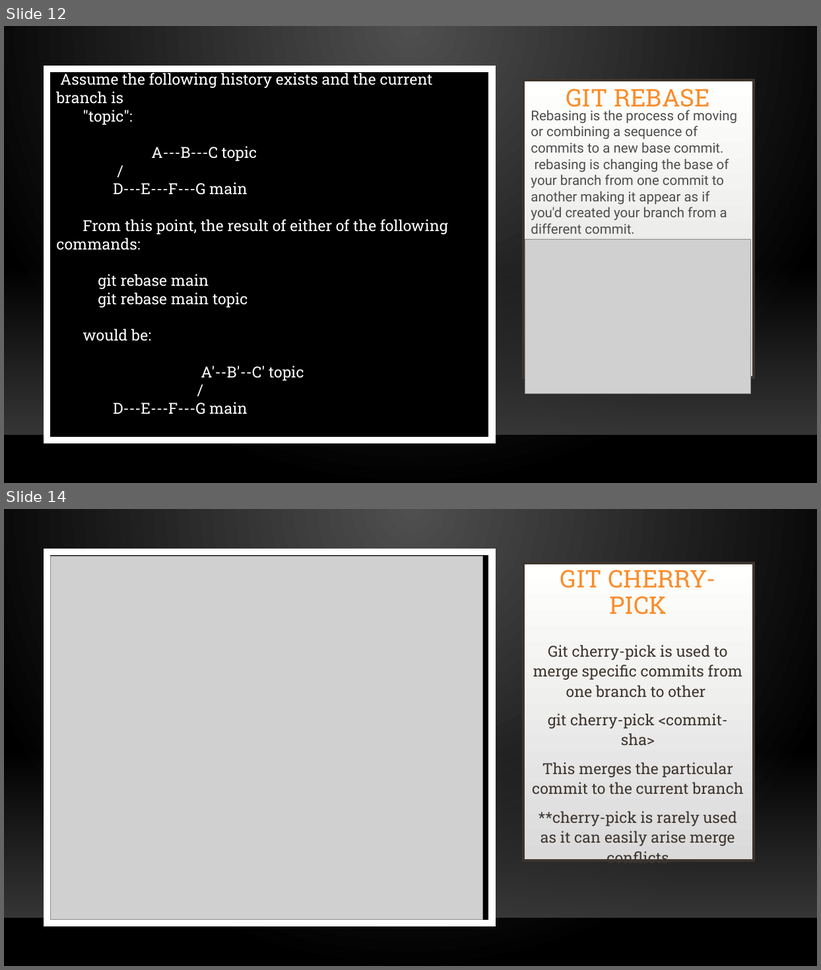
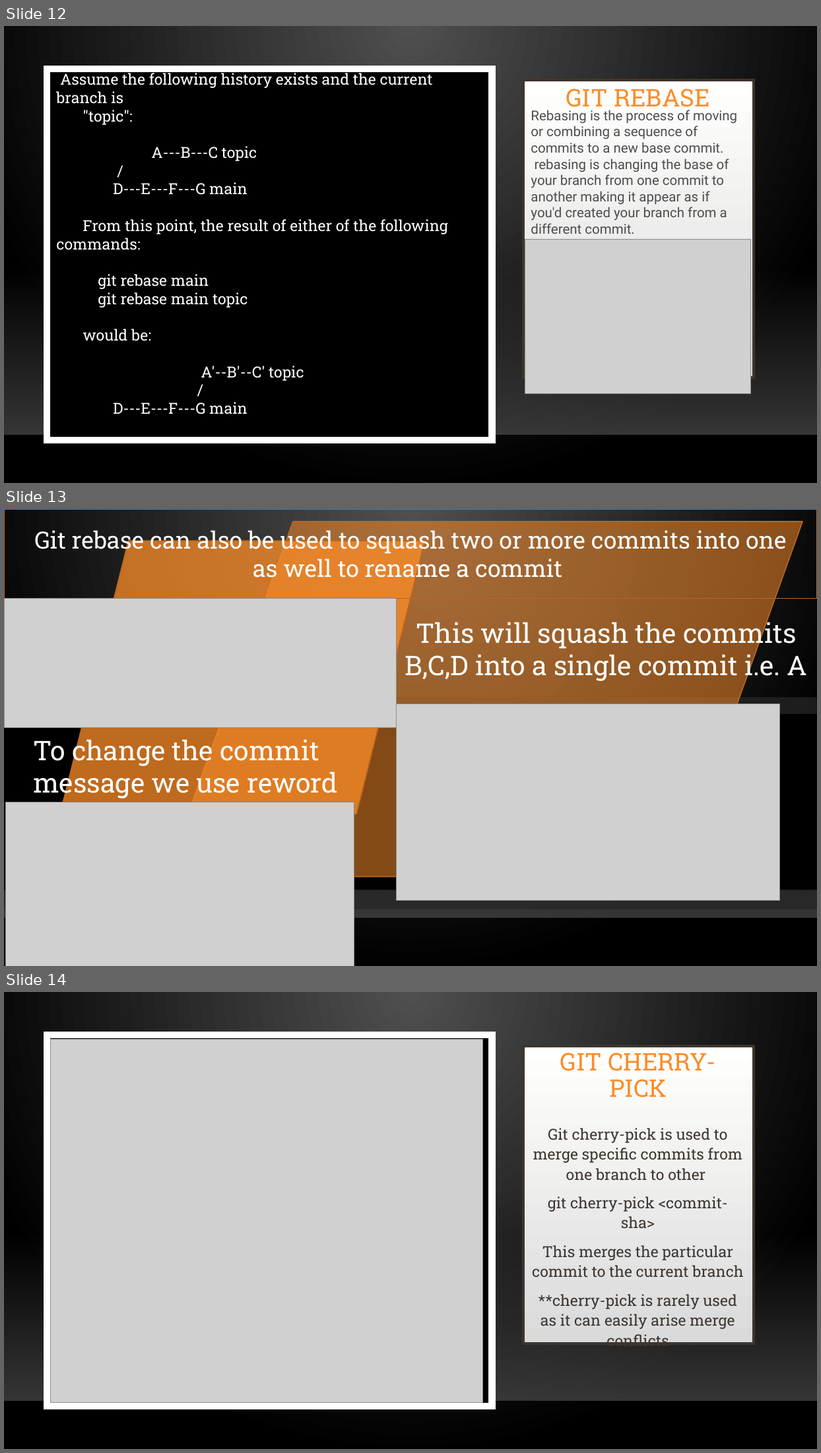
Before and after one commit to gwydion67/KOSS-presentation, a slide deck: New Git Concepts.pptx. Shown one above the other, each under a label of ours: slides 12 and 14 before the commit, slides 12, 13 and 14 after it; the slides between them are not shown. The pictures are 821x970 and 821x1453 pixels, drawn with LibreOffice and Linux fonts; fonts in the diff are those of the drawing; grey boxes stand for pictures; background and template pictures are left out. Boxes give left, top, right and bottom in pixels: in the first picture for what was removed or moved away, otherwise in the second. Text is boxed around its words. In the diff, an @@ line names an element or a change of style, - is before the commit and + after.

```diff
--- a/New Git Concepts.pptx
+++ b/New Git Concepts.pptx
@@ slide 13 added at (4,509,817,966), background gradient #505050 to #000000; not listed: 2 template elements that a slide beside it also shows @@
@@ rectangle added at (4,509,817,599), outline #BA681E 1.25 pt, 28 pt, text #FFFFFF @@
+Git rebase can also be used to squash two or more commits into one
+as well to rename a commit
@@ flow chart input output added at (166,522,803,877), fill #FB8C29 at 53% opacity, outline #BA681E 1.25 pt @@
@@ parallelogram added at (60,541,425,815), fill #FB8C29 at 76% opacity, outline #BA681E 1.25 pt @@
@@ picture added at (4,599,396,729) @@
@@ text added at (405,619,808,683), 32 pt, text #FFFFFF @@
+This will squash the commits B,C,D into a single commit i.e. A
@@ rectangle added at (4,698,817,910), fill #262626 at 75% opacity @@
@@ picture added at (396,704,780,901) @@
@@ rectangle added at (4,714,817,890), fill #000000 @@
@@ text added at (33,735,338,800), 32 pt, text #FFFFFF @@
+To change the commit message we use reword
@@ picture added at (6,803,354,966) @@
```
Also in this commit, not shown: 1 slide changed, 1 slide removed.
